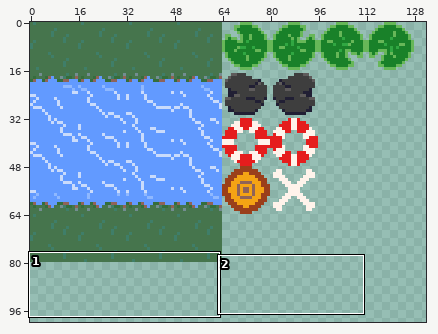
Pixel-art file, stored at Assets/Sprites/AsepriteWorkspace/Tilemap.aseprite. The first picture is a wide view before the edit; the outline marks the close-up.
Close-up. Before:
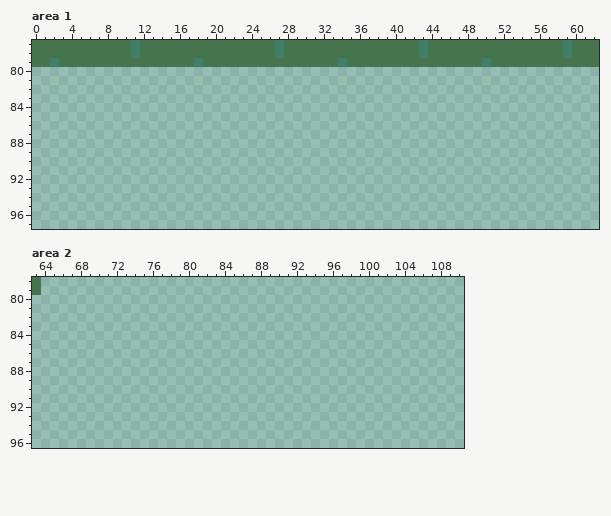
160x160 pixels, 1 frame. Shown: area 1: x 0..62, y 77..97; area 2: x 63..110, y 78..96. The wide view leaves out empty margins.
The same view after the edit:
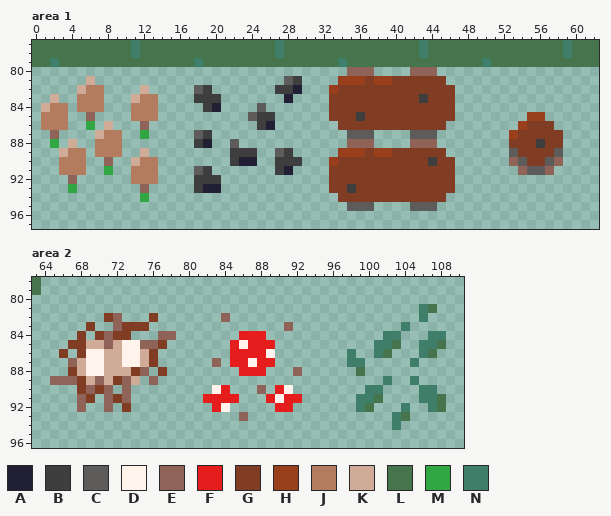
Palette (. is transparent): A #211f34  B #3e3e3e  C #5e5b5b  D #fff3eb  E #8f6358  F #e51d1d  G #803d23  H #9a3f1b  J #b47c5f  K #d0ab98  L #46754d  M #30a742  N #3f7e69
What changed:
Changed rows in their new state; - is an unchanged pixel.
Area 1, layer "Tiles":
first column x 1:
80 ----------------------------------EEE----EEE--------------
81 -----K---------------------CB----HHHGHHGGGGGG-------------
82 ----KJJ----K-----CB-------BBA---HGGGGGGGGGGGGG------------
83 -K--JJJ---KJJ----BBB-------A----GGGGGGGGGGBGGG------------
84 KJJ-JJJ---JJJ-----BA----C-------GGGGGGGGGGGGGG------------
85 JJJ--E----JJJ----------CBB------GGGBGGGGGGGGGG--------HH--
86 JJJ--M-K---E------------BA-------GGGGGGGGGGGG--------HGGG-
87 -E----KJJ--M-----CB---------------CCC----CCC--------HGGGGG
88 -M-K--JJJ--------BA--C------------EEE----EEE--------GGGBGG
89 --KJJ-JJJ--K---------BBB--CB-----HHHGHHGGGGGG-------CGGGGC
90 --JJJ--E--KJJ--------BAA--BBB---HGGGGGGGGGGBGG------ECGGCE
91 --JJJ--M--JJJ----CB-------BA----GGGGGGGGGGGGGG-------ECCE-
92 ---E------JJJ----BBB------------GGGGGGGGGGGGGG------------
93 ---M-------E-----BAA------------GGBGGGGGGGGGGG------------
94 -----------M---------------------GGGGGGGGGGGG-------------
95 ----------------------------------CCC----CCC--------------
Area 2, layer "Tiles":
first column x 65:
81 -----------------------------------------NL-
82 ------GE---G-------E---------------------N--
83 ----G--EGGG---------------E------------N----
84 ---G-GEGG---EE-------FFF-------------NN---NN
85 --GGKKEKDDEEG-------FDFFF-----------NNL--NNL
86 -G-GDDKKDDKG--------FFFFD--------N--NL---NL-
87 --EKDDKKDDKG------E-FFDFF--------NN-----N---
88 --GKDDKKKGE-G--------FFF---E------L---------
89 EEEGKEKGEK-E-------------------------N--N---
90 ---GEGE-E---------DF---E-FD--------NN----NN-
91 ---EG-EGE--------FFFF---FDFF------NNL----NNL
92 ---E--E-G---------FD-----FF-------NL---N--NL
93 ---------------------E----------------NL----
94 --------------------------------------N-----
